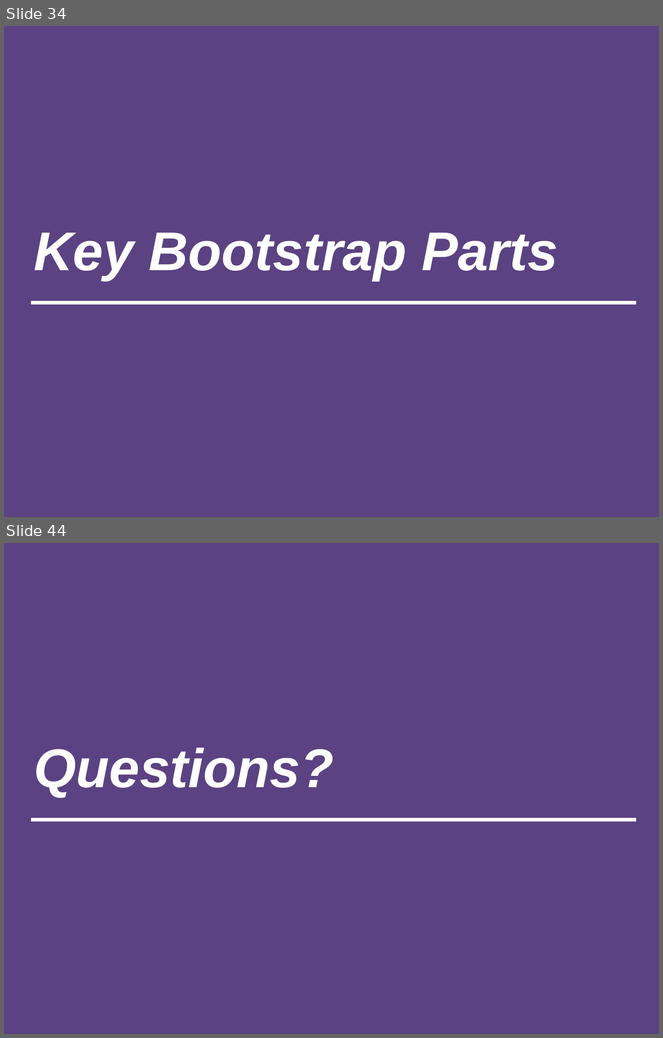
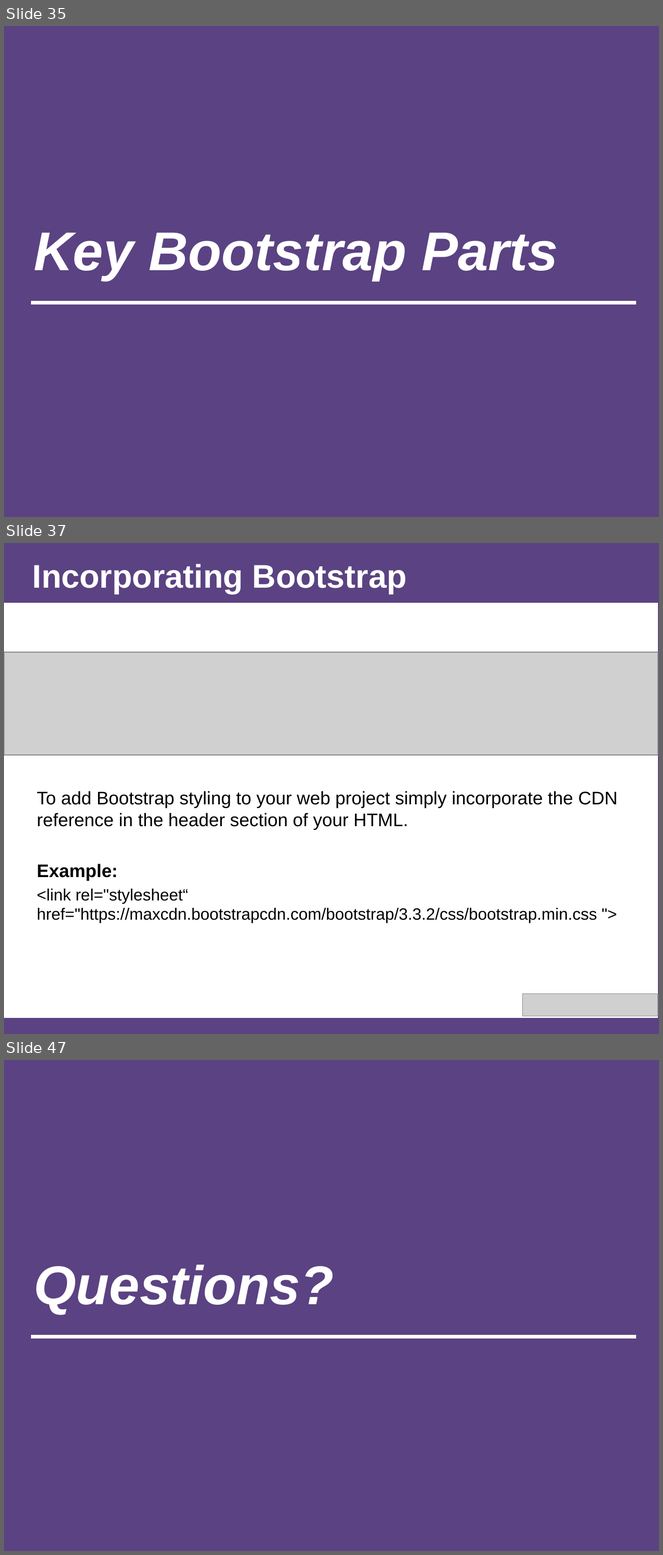
Before and after one commit to afhaque/Rice-DevChats-Bootstrap, a slide deck: slides/AHaque_Bootstrap-Presentation_1-24-15.pptx. Shown one above the other, each under a label of ours: slides 34 and 44 before the commit, slides 35, 37 and 47 after it; the slides between them are not shown. The pictures are 663x1038 and 663x1555 pixels, drawn with LibreOffice and Linux fonts; fonts in the diff are those of the drawing; grey boxes stand for pictures. Boxes give left, top, right and bottom in pixels: in the first picture for what was removed or moved away, otherwise in the second. Text is boxed around its words. In the diff, an @@ line names an element or a change of style, - is before the commit and + after.

```diff
--- a/slides/AHaque_Bootstrap-Presentation_1-24-15.pptx
+++ b/slides/AHaque_Bootstrap-Presentation_1-24-15.pptx
@@ slide 37 added at (4, 543, 659, 1034), background #5B4282 @@
@@ title added at (33, 564, 407, 593), 36 pt, text #FFFFFF, bold @@
+Incorporating Bootstrap
@@ rectangle added at (4, 603, 658, 1018), fill #FFFFFF @@
@@ picture added at (4, 652, 658, 755) @@
@@ text added at (37, 791, 618, 923), 20 pt, text #000000 @@
+To add Bootstrap styling to your web project simply incorporate the CDN reference in the header section of your HTML.
+Example:
+<link rel="stylesheet“ href="https://maxcdn.bootstrapcdn.com/bootstrap/3.3.2/css/bootstrap.min.css ">
@@ picture added at (523, 994, 659, 1016) @@
@@ what was slide 34 is now slide 35 @@
@@ what was slide 44 is now slide 47 @@
```
Also in this commit, not shown: 6 slides changed, 8 other slides added, 6 slides removed, 2 other files.
